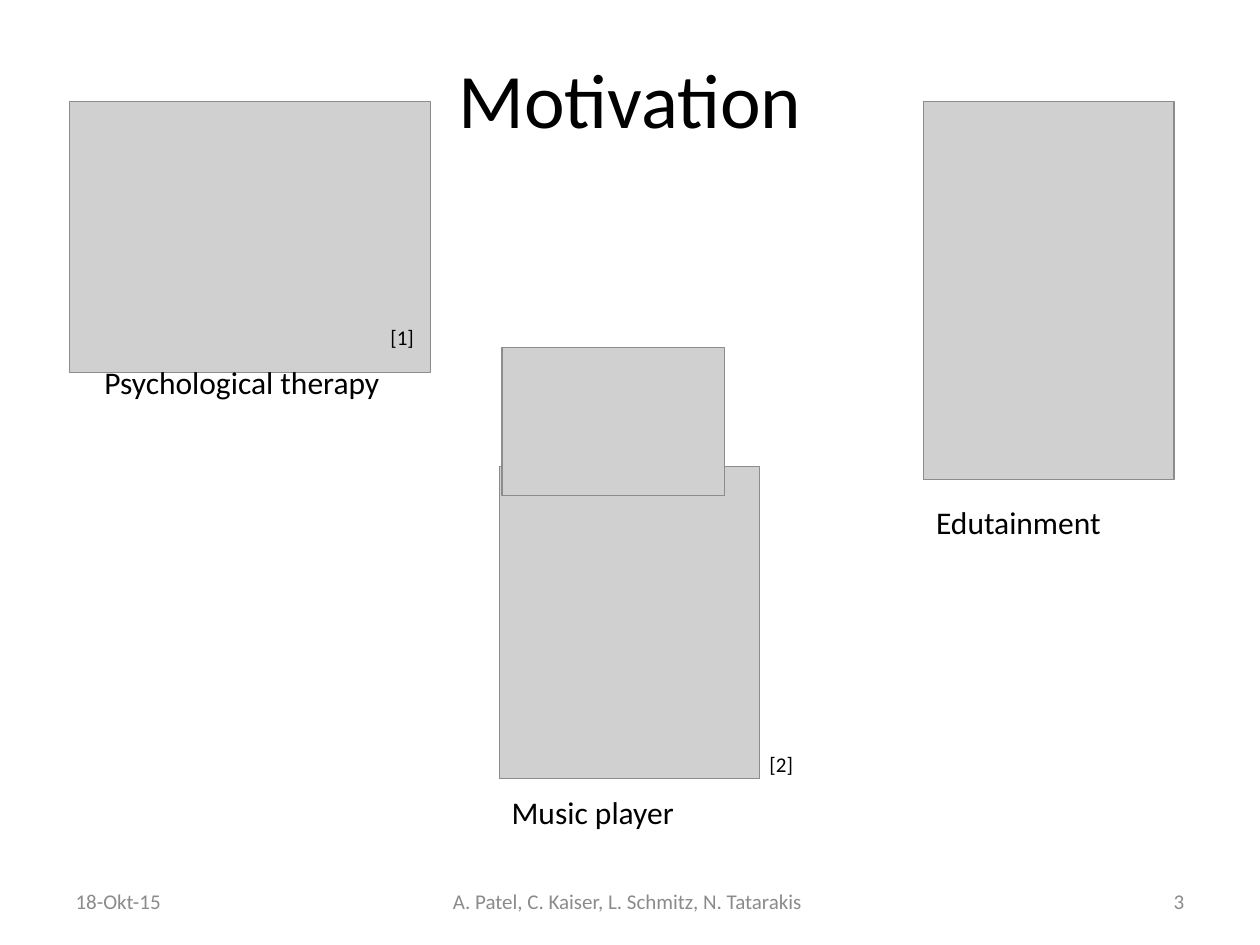
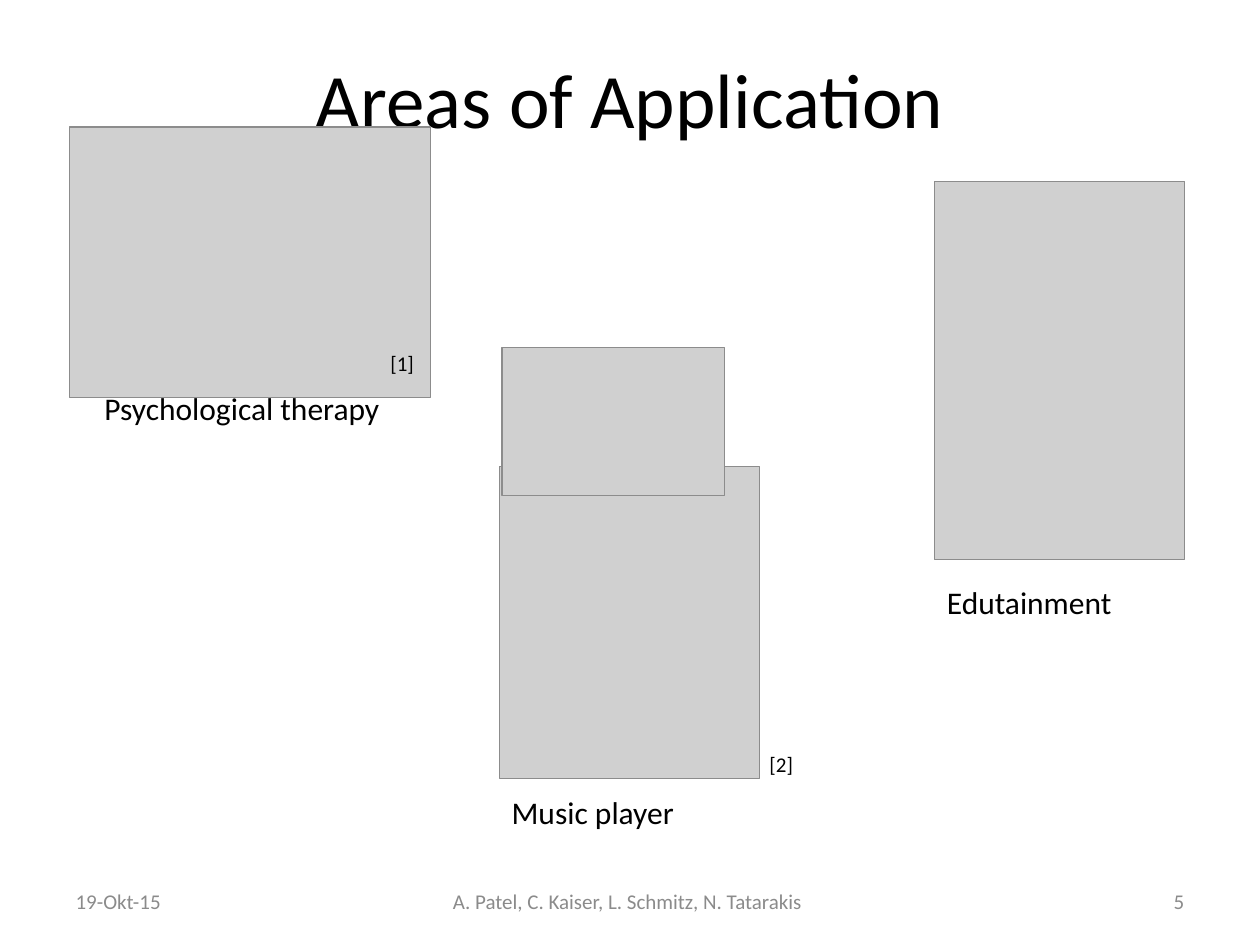
Before and after one commit to schmitzl/AI_project, a slide deck: slide 5 of Presentation/AI_project_presentation.pptx (slide 3 before the commit). Drawn at 1260x945 pixels with LibreOffice and Linux fonts; fonts in the diff are those of the drawing; grey boxes stand for pictures. Boxes give left, top, right and bottom in pixels: in the first picture for what was removed or moved away, otherwise in the second. Text is boxed around its words. In the diff, an @@ line names an element or a change of style, - is before the commit and + after.

```diff
--- a/Presentation/AI_project_presentation.pptx
+++ b/Presentation/AI_project_presentation.pptx
@@ title at box(316, 74, 943, 146): text changed @@
-Motivation
+Areas of Application
@@ picture: place and size @@
-picture at box(924, 102, 1174, 480)
+picture at box(935, 181, 1186, 559)
@@ 2 texts, 1 picture: place and size @@
-2 texts, 1 picture at box(69, 102, 430, 400)
+2 texts, 1 picture at box(69, 127, 430, 426)
@@ text "Edutainment": place and size @@
-text "Edutainment" at box(936, 512, 1100, 535)
+text "Edutainment" at box(947, 592, 1111, 615)
@@ text at box(76, 894, 161, 909): text changed @@
-18-Okt-15
+19-Okt-15
@@ page number at box(1174, 895, 1185, 909): text changed @@
-3
+5
```
Also in this commit, not shown: 14 other slides changed, 4 slides added, 3 slides removed.
